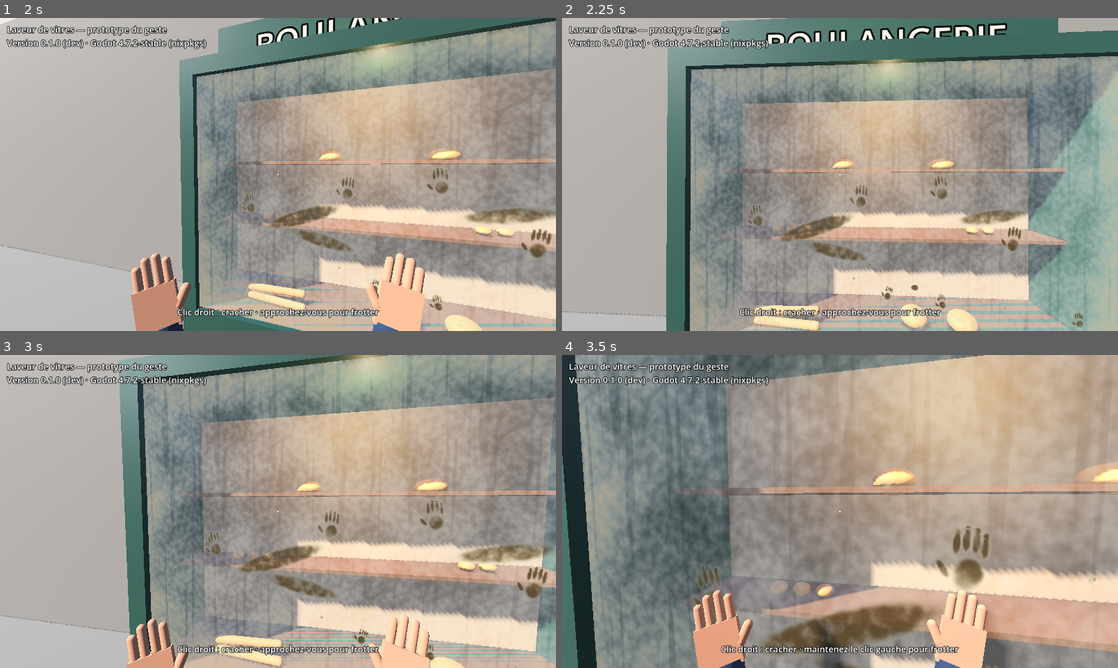
Above: before the commit, frames 1-4 (two rows, left to right).
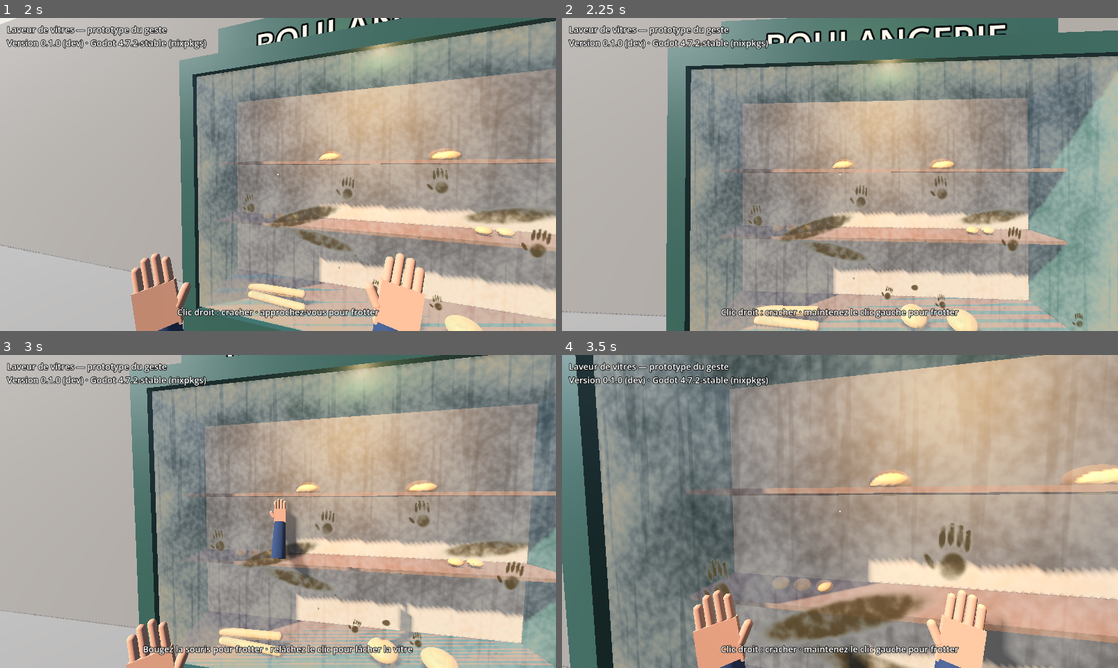
Above: after the commit, the same moments.

Repository: olivier-lapabe/laveur-de-vitres
Game: Godot game, scene res://scenes/main.tscn
The game is run twice, just before and just after one commit, with the same random seed, the same clock (stepped at 60 frames per second) and the same inputs.
Inputs (mouse positions are in pixels of both pictures, inside the frame that each line leads up to):
- Up to frame 1 (2 s): tap Enter at 0.5 s; move the mouse to (400, 158) at 0.52 s; hold D (move_right) 0.53-1.28 s; hold E (wipe_hands) 0.53-1.28 s; click (400, 158) at 0.67 s; tap Space at 1.25 s; move the mouse to (250, 174) at 1.27 s; hold W (move_forward) from 1.28 s (still down); tap E (wipe_hands) at 1.35 s
- Up to frame 2 (2.25 s): keep holding W (move_forward); move the mouse to (851, 168) at 2.02 s; hold E (wipe_hands) from 2.03 s (still down)
- Up to frame 3 (3 s): keep holding W (move_forward); tap Enter at 2.75 s; move the mouse to (272, 517) at 2.77 s; release E (wipe_hands) at 2.78 s; tap E (wipe_hands) at 2.85 s; click (272, 517) at 2.92 s
- Up to frame 4 (3.5 s): keep holding W (move_forward)

Frame 1 is identical in both runs. In frame 2, 0.8% of the frame differs, in the area x 28-72%, y 92-96%; in frame 3, 24%, in the area x 0-100%, y 0-100%; in frame 4, 21%.

Commit message:
Longer hand reach and a more visible wet spot (LAV-4)
Co-Authored-By: Claude Opus 5.5 <noreply@anthropic.com>
Claude-Session: https://claude.ai/code/session_01Sd22mVGkXnCtooSqEAJWZd

Diff:
--- a/scripts/player.gd
+++ b/scripts/player.gd
@@ -16,7 +16,7 @@
 ## The glass to wash.
 @export var glass: DirtyGlass
 ## How far a hand reaches from the eyes, in meters.
-@export var hand_reach := 1.1
+@export var hand_reach := 1.6
 ## How far the player can spit, in meters.
 @export var spit_reach := 2.5
 
--- a/shaders/dirty_glass.gdshader
+++ b/shaders/dirty_glass.gdshader
@@ -65,14 +65,14 @@
 	float wet = wetness_at(UV);
 
 	// Wet dust turns darker and more see-through.
-	vec3 dust_tint = mix(dust_color.rgb, dust_color.rgb * 0.55, wet);
+	vec3 dust_tint = mix(dust_color.rgb, dust_color.rgb * 0.4, wet);
 	vec3 color = mix(glass_color.rgb, dust_tint, dust);
-	float alpha = mix(glass_color.a, 0.8 * (1.0 - 0.45 * wet), dust);
+	float alpha = mix(glass_color.a, 0.8 * (1.0 - 0.6 * wet), dust);
 	color = mix(color, grease_color.rgb, grease);
 	alpha = mix(alpha, 0.85, grease);
 	// A thin film of water catches a little light.
-	color = mix(color, vec3(0.75, 0.82, 0.88), wet * 0.15);
-	alpha = max(alpha, wet * 0.12);
+	color = mix(color, vec3(0.75, 0.82, 0.88), wet * 0.25);
+	alpha = max(alpha, wet * 0.18);
 
 	ALBEDO = color;
 	ALPHA = alpha;
